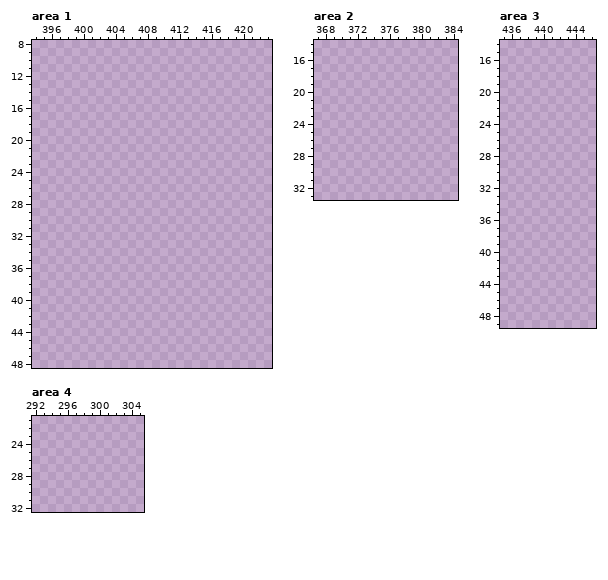
Edited in one commit: pixel-art file (levels/tilesets/sprites/tileset.ase). Above, as it was before the edit.
512x256 pixels, 1 frame. Colours within 5 levels of each other are drawn and written as one. Shown: area 1: x 394..423, y 8..48; area 2: x 367..384, y 14..33; area 3: x 435..446, y 14..49; area 4: x 292..305, y 21..32. The old version is drawn lined up with the new one, on the new canvas. The commit also changed other parts of the picture, which this record leaves out.
The result:
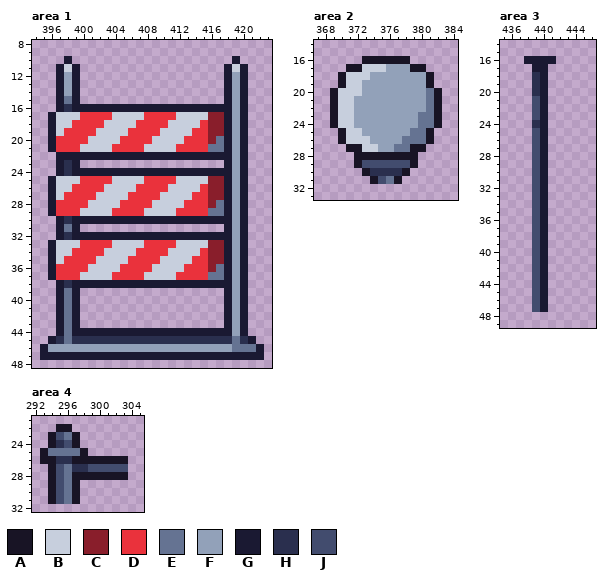
Palette (. is transparent): A #181425  B #c7cfdd  C #891e2b  D #ea323c  E #657392  F #92a1b9  G #1a1932  H #2a2f4e  J #424c6e
From old to new:
canvas 512x256 -> 512x460
--- area 1
@@ x 394..423 @@
  9 ..............................
-10 ..............................
-11 ..............................
-12 ..............................
-13 ..............................
-14 ..............................
-15 ..............................
-16 ..............................
-17 ..............................
-18 ..............................
-19 ..............................
-20 ..............................
-21 ..............................
-22 ..............................
-23 ..............................
-24 ..............................
-25 ..............................
-26 ..............................
-27 ..............................
-28 ..............................
-29 ..............................
-30 ..............................
-31 ..............................
-32 ..............................
-33 ..............................
-34 ..............................
-35 ..............................
-36 ..............................
-37 ..............................
-38 ..............................
-39 ..............................
-40 ..............................
-41 ..............................
-42 ..............................
-43 ..............................
-44 ..............................
-45 ..............................
-46 ..............................
-47 ..............................
+10 ....G....................G....
+11 ...GBG..................GBG...
+12 ...GFG..................GFG...
+13 ...GFG..................GFG...
+14 ...GFG..................GFG...
+15 ...GEG..................GFG...
+16 ...GHGGGGGGGGGGGGGGGGGGGGFG...
+17 ..GBBBDDDDBBBBDDDDBBBBCCGFG...
+18 ..GBBDDDDBBBBDDDDBBBBDCCGFG...
+19 ..GBDDDDBBBBDDDDBBBBDDCCGFG...
+20 ..GDDDDBBBBDDDDBBBBDDDCEGFG...
+21 ..GDDDBBBBDDDDBBBBDDDDEEGFG...
+22 ...GGGGGGGGGGGGGGGGGGGGGGFG...
+23 ...GHG..................GFG...
+24 ...GHGGGGGGGGGGGGGGGGGGGGFG...
+25 ..GBBBDDDDBBBBDDDDBBBBCCGFG...
+26 ..GBBDDDDBBBBDDDDBBBBDCCGFG...
+27 ..GBDDDDBBBBDDDDBBBBDDCCGFG...
+28 ..GDDDDBBBBDDDDBBBBDDDCEGFG...
+29 ..GDDDBBBBDDDDBBBBDDDDEEGFG...
+30 ...GHGGGGGGGGGGGGGGGGGGGGFG...
+31 ...GEG..................GFG...
+32 ...GHGGGGGGGGGGGGGGGGGGGGFG...
+33 ..GBBBDDDDBBBBDDDDBBBBCCGFG...
+34 ..GBBDDDDBBBBDDDDBBBBDCCGFG...
+35 ..GBDDDDBBBBDDDDBBBBDDCCGFG...
+36 ..GDDDDBBBBDDDDBBBBDDDCEGFG...
+37 ..GDDDBBBBDDDDBBBBDDDDEEGFG...
+38 ...GHGGGGGGGGGGGGGGGGGGGGFG...
+39 ...GEG..................GFG...
+40 ...GEG..................GFG...
+41 ...GEG..................GFG...
+42 ...GEG..................GFG...
+43 ...GEG..................GFG...
+44 ...GEGGGGGGGGGGGGGGGGGGGGFG...
+45 ..GHEHHHHHHHHHHHHHHHHHHHHEHG..
+46 .GFFFFFFFFFFFFFFFFFFFFFFFEEEG.
+47 .GGGGGGGGGGGGGGGGGGGGGGGGGGGG.
 48 ..............................
--- area 2
@@ x 367..384 @@
 15 ..................
-16 ..................
-17 ..................
-18 ..................
-19 ..................
-20 ..................
-21 ..................
-22 ..................
-23 ..................
-24 ..................
-25 ..................
-26 ..................
-27 ..................
-28 ..................
-29 ..................
-30 ..................
-31 ..................
+16 ......AAAAAA......
+17 ....AABBBFFFAA....
+18 ...ABBBFFFFFFFA...
+19 ...ABBFFFFFFFFA...
+20 ..ABBBFFFFFFFFEA..
+21 ..ABBFFFFFFFFFEA..
+22 ..ABBFFFFFFFFFEA..
+23 ..ABBFFFFFFFFEEA..
+24 ..ABBFFFFFFFFEEA..
+25 ...ABBFFFFFFEEA...
+26 ...ABBBFFFFEEEA...
+27 ....AABBFFEEAA....
+28 .....AAAAAAAA.....
+29 .....AJJJJJJA.....
+30 ......AHHHHA......
+31 .......AJEA.......
 32 ..................
--- area 3
@@ x 436..443 @@
 15 ........
-16 ........
-17 ........
-18 ........
-19 ........
-20 ........
-21 ........
-22 ........
-23 ........
-24 ........
-25 ........
-26 ........
-27 ........
-28 ........
-29 ........
-30 ........
-31 ........
-32 ........
-33 ........
-34 ........
-35 ........
-36 ........
-37 ........
-38 ........
-39 ........
-40 ........
-41 ........
-42 ........
-43 ........
-44 ........
-45 ........
-46 ........
-47 ........
+16 ..GGGG..
+17 ...GG...
+18 ...HG...
+19 ...HG...
+20 ...HG...
+21 ...JG...
+22 ...JG...
+23 ...JG...
+24 ...HG...
+25 ...JG...
+26 ...JG...
+27 ...JG...
+28 ...JG...
+29 ...JG...
+30 ...JG...
+31 ...JG...
+32 ...JG...
+33 ...JG...
+34 ...JG...
+35 ...JG...
+36 ...JG...
+37 ...JG...
+38 ...JG...
+39 ...JG...
+40 ...JG...
+41 ...JG...
+42 ...JG...
+43 ...JG...
+44 ...JG...
+45 ...JG...
+46 ...JG...
+47 ...JG...
 48 ........
--- area 4
@@ x 292..305 @@
 21 ..............
-22 ..............
-23 ..............
-24 ..............
-25 ..............
-26 ..............
-27 ..............
-28 ..............
-29 ..............
-30 ..............
-31 ..............
+22 ...AA.........
+23 ..AJEA........
+24 ..AHJA........
+25 .AEEEEA.......
+26 .AAHHAAAAAAA..
+27 ..AJEHHJJJJJ..
+28 ..AJEAAAAAAA..
+29 ..AJEA........
+30 ..AJEA........
+31 ..AJEA........
 32 ..............
Where, in picture pixels (left, top, right, bottom), the same in both pictures:
added: (40, 56, 264, 360)
added: (330, 56, 442, 184)
added: (524, 56, 556, 312)
added: (40, 424, 128, 504)
